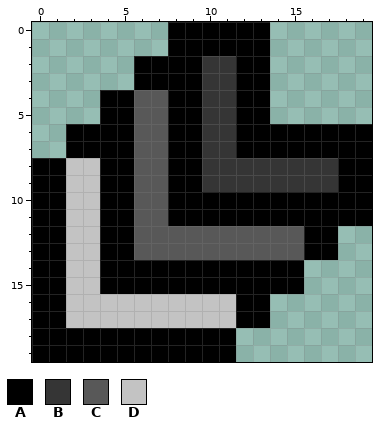
A pixel-art sprite gets an edit: src/main/resources/food/speed_decrease.png. Above is the file before it was changed.
The file is 20x20 pixels.
Palette (. is transparent): A #000000  B #353535  C #585858  D #c3c3c3
Pixels before, first column x 0:
 0 ........AAAAAA......
 1 ........AAAAAA......
 2 ......AAAABBAA......
 3 ......AAAABBAA......
 4 ....AACCAABBAA......
 5 ....AACCAABBAA......
 6 ..AAAACCAABBAAAAAAAA
 7 ..AAAACCAABBAAAAAAAA
 8 AADDAACCAABBBBBBBBAA
 9 AADDAACCAABBBBBBBBAA
10 AADDAACCAAAAAAAAAAAA
11 AADDAACCAAAAAAAAAAAA
12 AADDAACCCCCCCCCCAA..
13 AADDAACCCCCCCCCCAA..
14 AADDAAAAAAAAAAAA....
15 AADDAAAAAAAAAAAA....
16 AADDDDDDDDDDAA......
17 AADDDDDDDDDDAA......
18 AAAAAAAAAAAA........
19 AAAAAAAAAAAA........
Once edited:
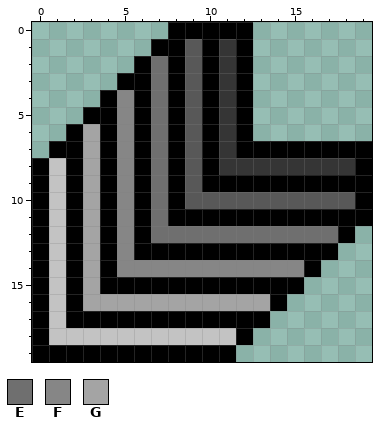
Colours new in this view: E #6f6f6f  F #868686  G #a4a4a4
The exact change:
Changed rows in their new state; - is an unchanged pixel.
first column x 1:
 0 ------------.------
 1 ------A-C-B-.------
 2 ------E-CA--.------
 3 ----A-E-CA--.------
 4 ----FAE-CA--.------
 5 --A-FAE-CA--.------
 6 --G-FAE-CA--.......
 7 A-G-FAE-CA---------
 8 DAG-FAE-CA-------B-
 9 DAG-FAE-CAAAAAAAA--
10 DAG-FAE-CCCCCCCCCC-
11 DAG-FAE------------
12 DAG-FAEEEEEEEEEEEA-
13 DAG-FAAAAAAAAAA----
14 DAG-FFFFFFFFFFFA---
15 DAG----------------
16 DAGGGGGGGGGGGA-----
17 DAAAAAAAAAA--------
18 DDDDDDDDDDDA-------
Pixel boxes of the changes (left, top, right, bottom) in both pictures:
changed: (49, 22, 372, 345)
